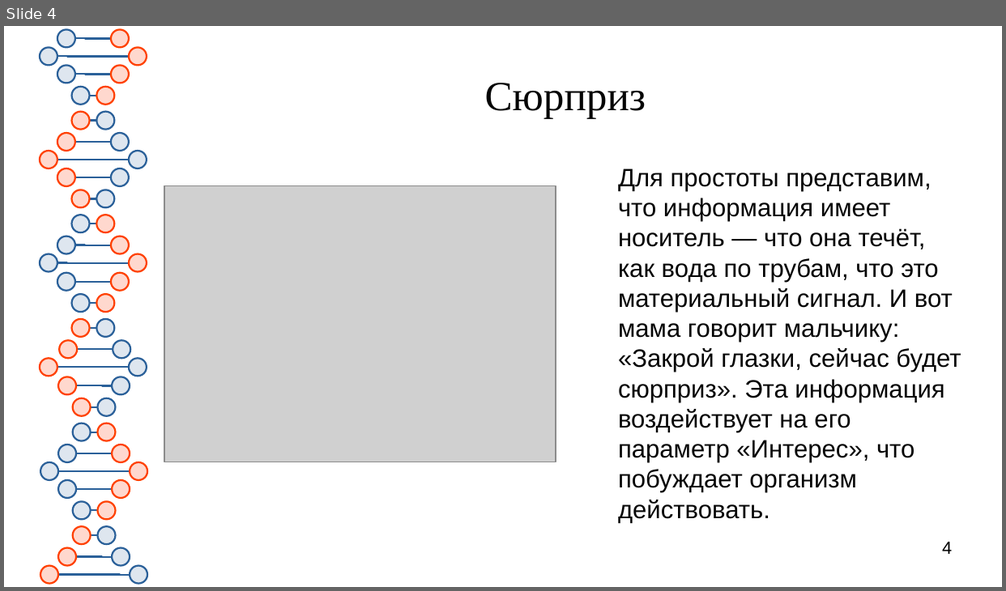
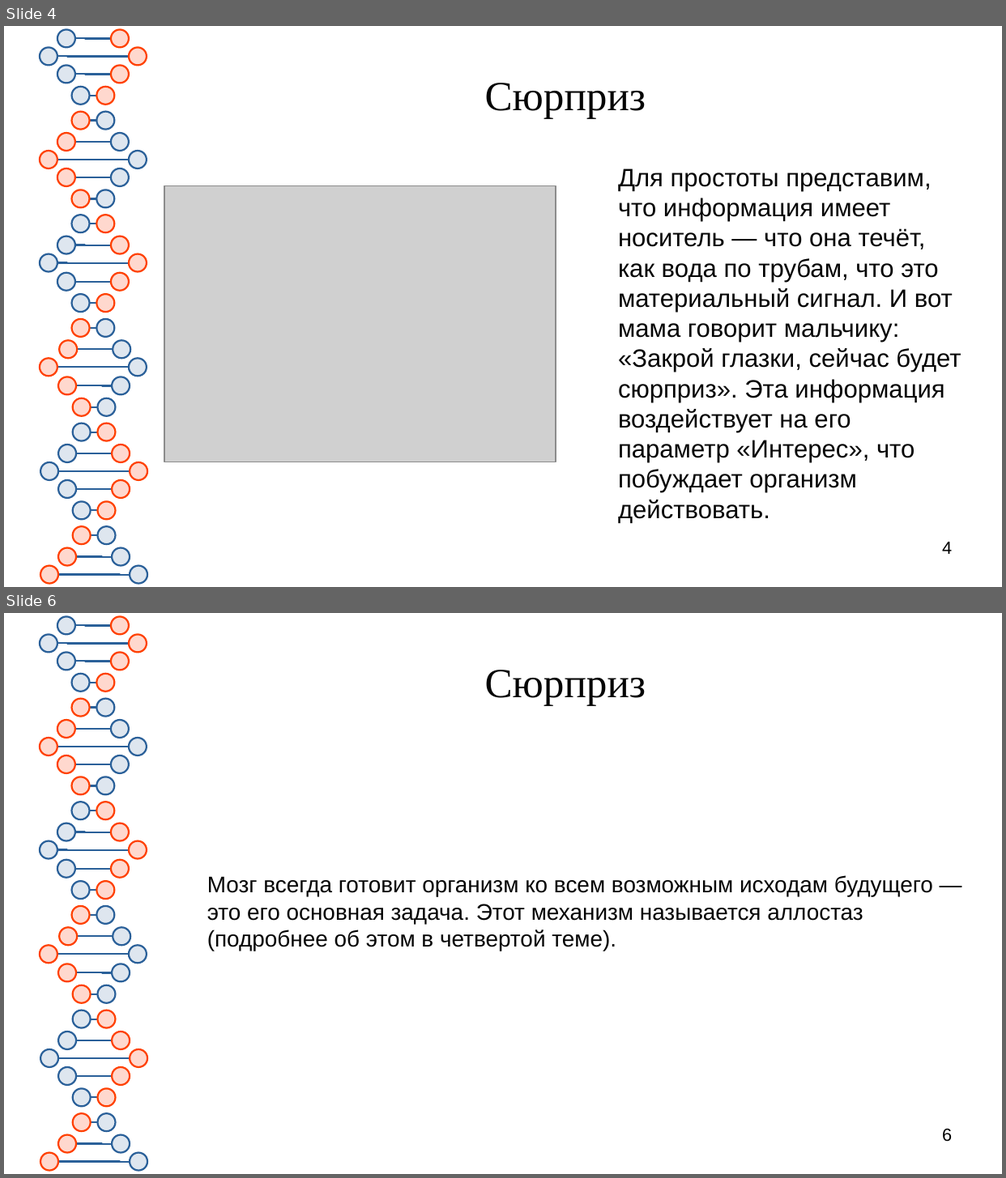
Before and after one commit to Chularev/articles, a slide deck: Psychology/5. Эмоциональный интеллект/Эмоциональный интеллект.odp. Shown one above the other, each under a label of ours: slide 4 before the commit, slides 4 and 6 after it; the slides between them are not shown. The pictures are 1006x591 and 1006x1178 pixels, drawn with LibreOffice and Linux fonts; fonts in the diff are those of the drawing; grey boxes stand for pictures. Boxes give left, top, right and bottom in pixels: in the first picture for what was removed or moved away, otherwise in the second. Text is boxed around its words. In the diff, an @@ line names an element or a change of style, - is before the commit and + after.

```diff
--- a/Psychology/5. Эмоциональный интеллект/Эмоциональный интеллект.odp
+++ b/Psychology/5. Эмоциональный интеллект/Эмоциональный интеллект.odp
@@ slide 6 added at [4, 613, 1002, 1174], background #FFFFFF; not listed: 81 template elements that a slide beside it also shows @@
@@ title added at [485, 670, 646, 705], 33 pt, text #050505 @@
+Сюрприз
@@ text added at [207, 875, 933, 952], 18 pt, text #050505 @@
+Мозг всегда готовит организм ко всем возможным исходам будущего — это его основная задача. Этот механизм называется аллостаз (подробнее об этом в четвертой теме).
@@ page number added at [942, 1129, 952, 1142], 14 pt, text #000000 @@
+6
```
Also in this commit, not shown: 1 slide changed, 2 other slides added.
